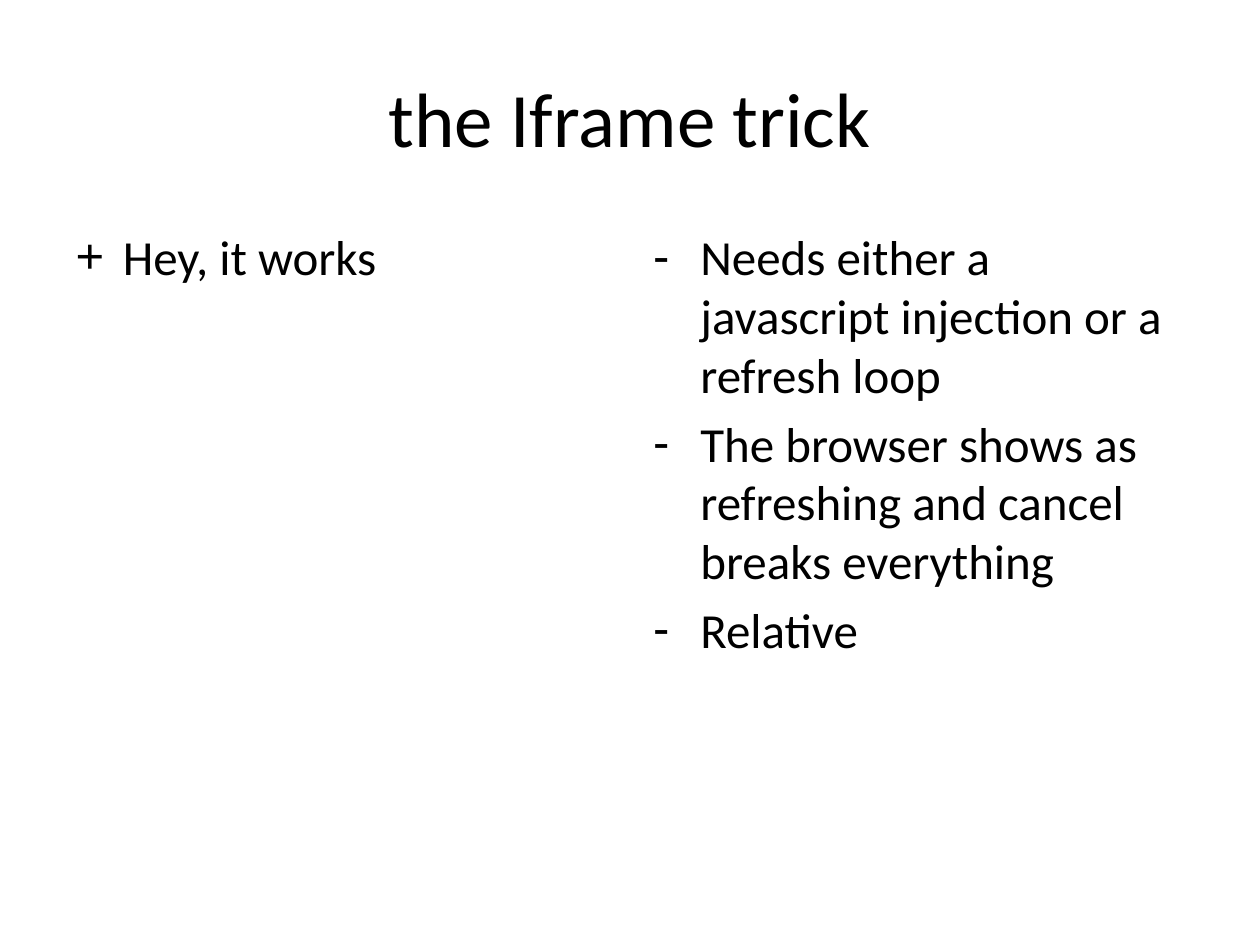
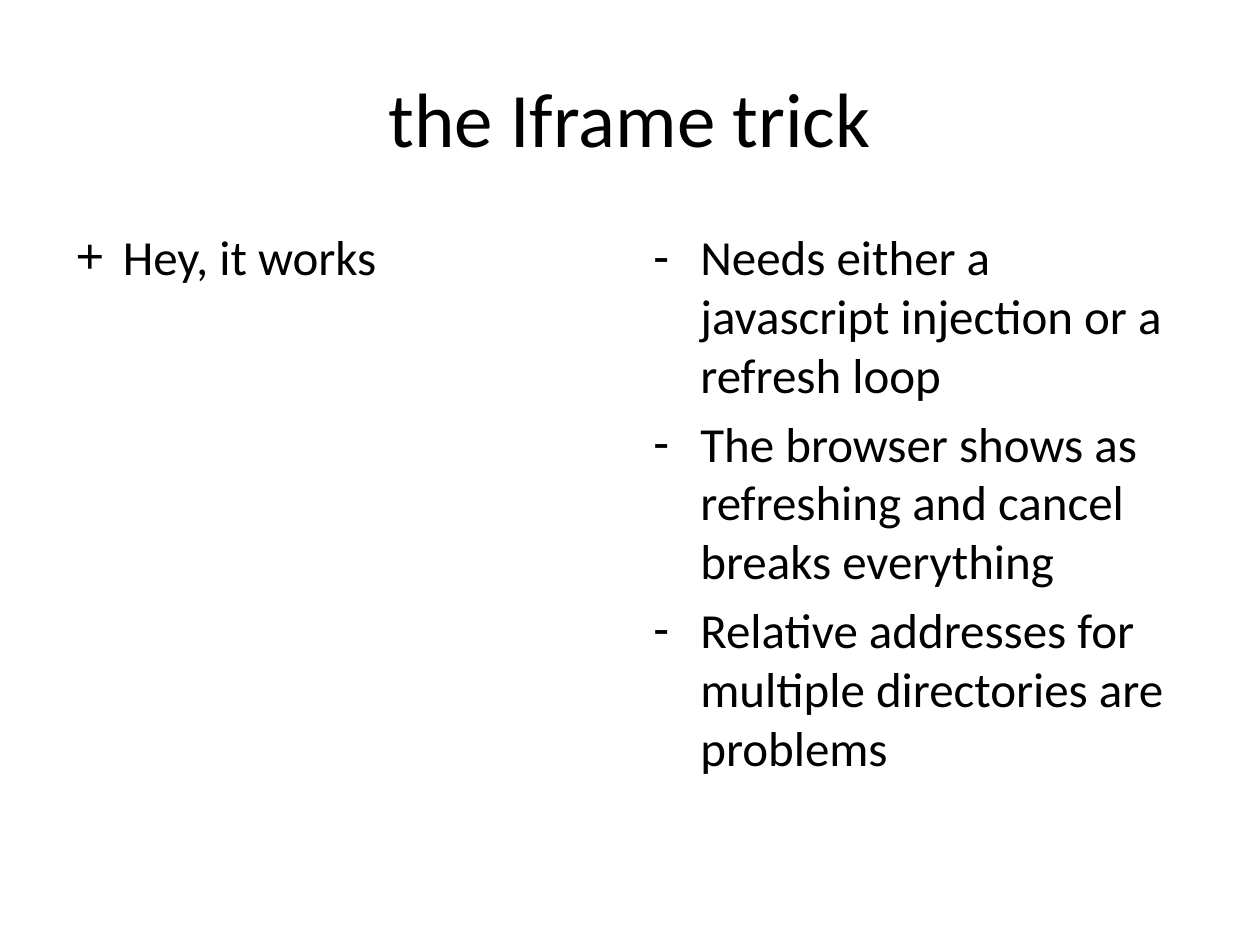
Before and after one commit to valdisxp1/websockets_samples, a slide deck: slide 4 of Atmoshere_and_websockets.pptx. Drawn at 1260x945 pixels with LibreOffice and Linux fonts; fonts in the diff are those of the drawing. Boxes give left, top, right and bottom in pixels: in the first picture for what was removed or moved away, otherwise in the second. Text is boxed around its words. In the diff, an @@ line names an element or a change of style, - is before the commit and + after.

```diff
--- a/Atmoshere_and_websockets.pptx
+++ b/Atmoshere_and_websockets.pptx
@@ text at (700, 614, 1163, 774): text changed @@
-– Relative
+– Relative addresses for multiple directories are problems
```
Also in this commit, not shown: 1 slide added, 1 slide removed.
